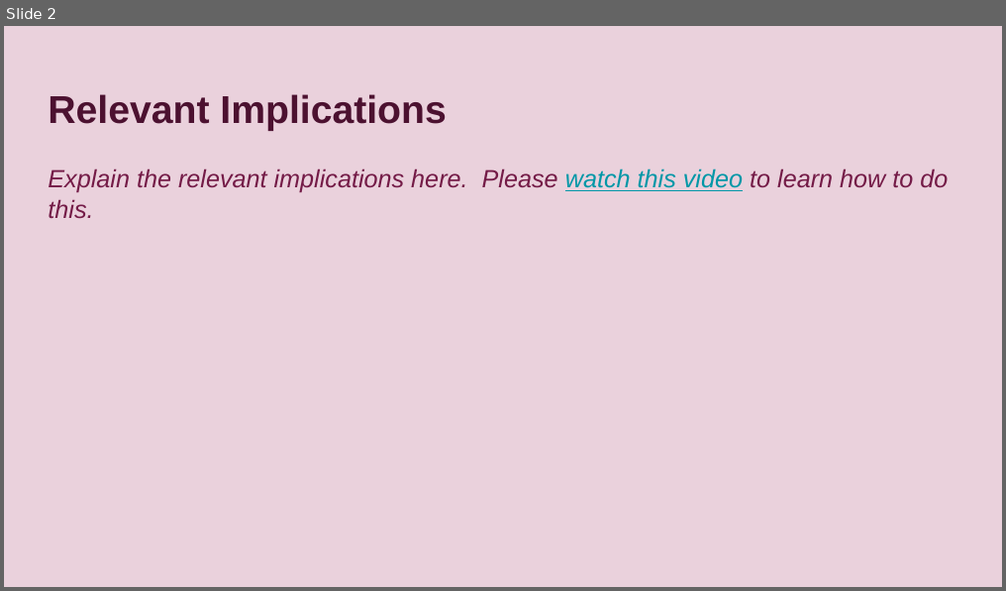
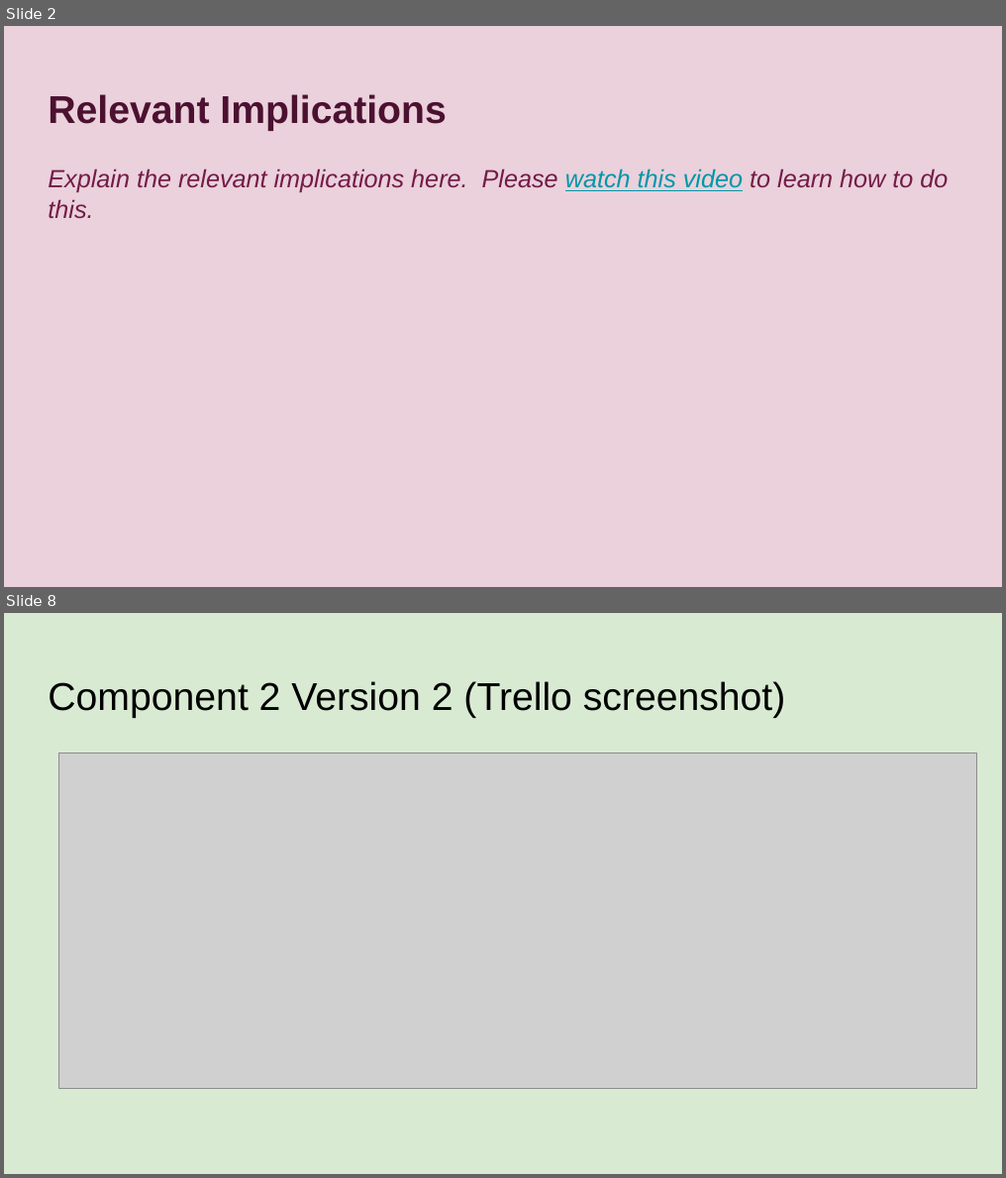
Before and after one commit to LaurenceStewart/Pizza_Bot, a slide deck: 022_91893+_+91897+Documentation.pptx. Shown one above the other, each under a label of ours: slide 2 before the commit, slides 2 and 8 after it; the slides between them are not shown. The pictures are 1006x591 and 1006x1178 pixels, drawn with LibreOffice and Linux fonts; fonts in the diff are those of the drawing; grey boxes stand for pictures. Boxes give left, top, right and bottom in pixels: in the first picture for what was removed or moved away, otherwise in the second. Text is boxed around its words. In the diff, an @@ line names an element or a change of style, - is before the commit and + after.

```diff
--- a/022_91893+_+91897+Documentation.pptx
+++ b/022_91893+_+91897+Documentation.pptx
@@ slide 8 added at box(4, 613, 1002, 1174), background #D9EAD3 @@
@@ title added at box(48, 681, 786, 718), 28 pt, text #000000 @@
+Component 2 Version 2 (Trello screenshot)
@@ picture added at box(58, 753, 976, 1088) @@
```
Also in this commit, not shown: 3 slides changed, 39 other slides added, 1 slide removed, 3 other files.
